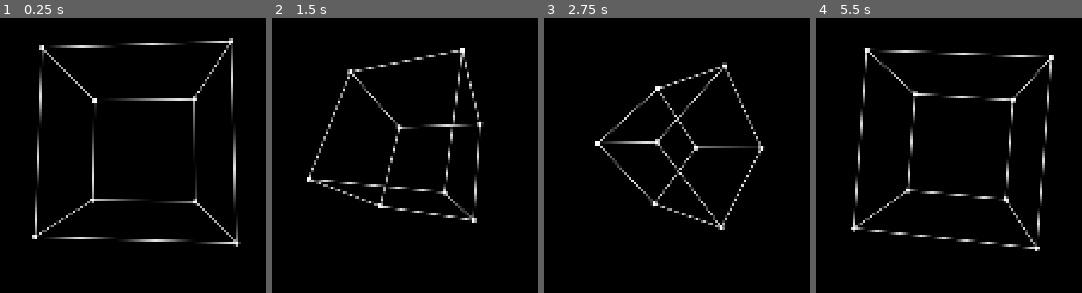
Above: before the commit, frames 1-4 (left to right).
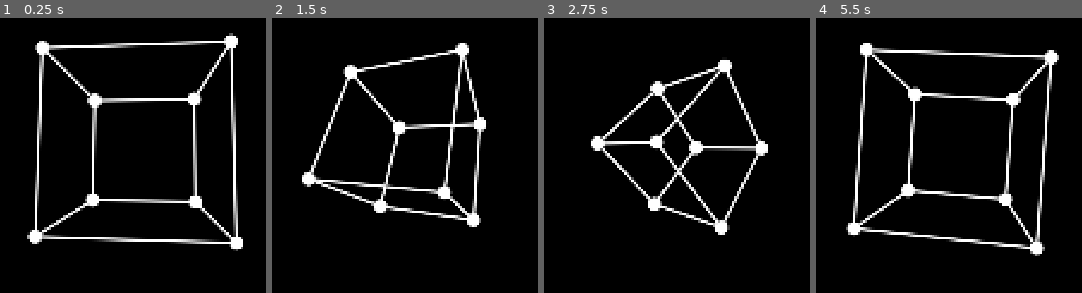
Above: after the commit, the same moments.

Repository: Evtr0na/gdshader-one-formula-that-demystifies-3d-graphics
Game: Godot game, scene res://level/control.tscn
Same seed, same stepped clock (60 frames per second), same inputs: the game is played once before the commit and once after it.
Inputs:
- Up to frame 1 (0.25 s): no input
- Up to frame 2 (1.5 s): no input
- Up to frame 3 (2.75 s): no input
- Up to frame 4 (5.5 s): no input

The runs differ from the first frame. In frame 1, 8.2% of the frame differs, in the area x 10-92%, y 5-85%; in frame 2, 6.5%; in frame 3, 5.7%; in frame 4, 7.9%.

Commit message:
add demo video

Diff:
--- a/level/control.tscn
+++ b/level/control.tscn
@@ -34,7 +34,7 @@
 grow_horizontal = 2
 grow_vertical = 2
 script = ExtResource("3_yb2xq")
-radius = 5.968
+radius = 16.343
 smooth_values = 2.0
-line_width = 1.2
+line_width = 3.245
 distance_ = 100.0
Not shown, added: readme_image/demo video.mp4
